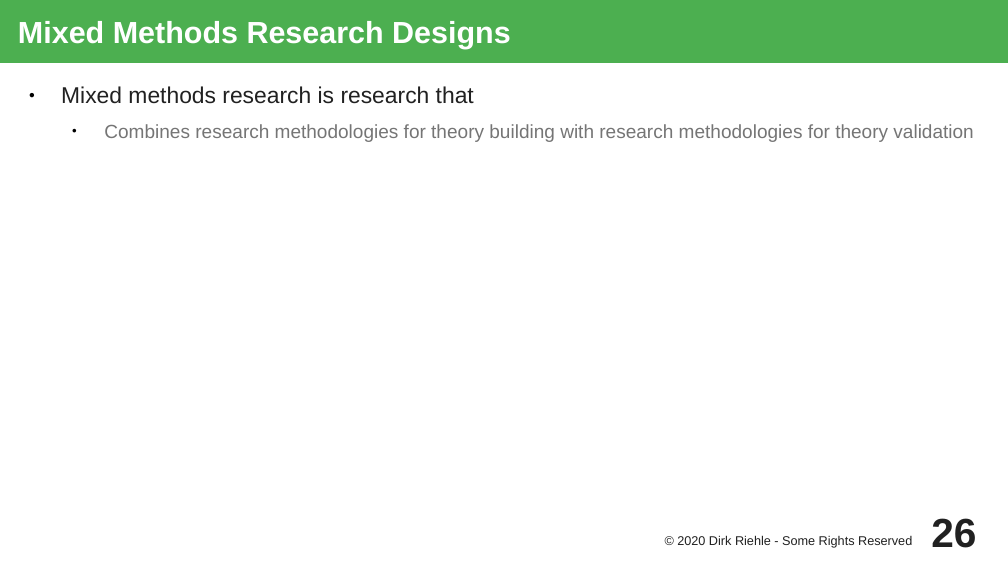
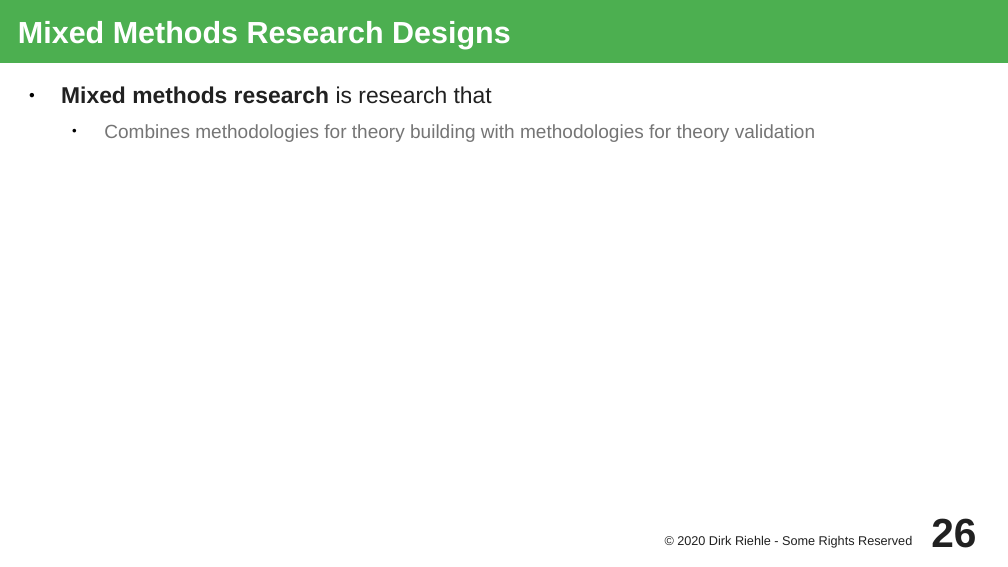
Before and after one commit to dirkriehle/nyt-course, a slide deck: slide 26 of Lecture slides/NYT D01 - Theory Building.odp. Drawn at 1008x567 pixels with LibreOffice and Linux fonts; fonts in the diff are those of the drawing. Boxes give left, top, right and bottom in pixels: in the first picture for what was removed or moved away, otherwise in the second. Text is boxed around its words. In the diff, an @@ line names an element or a change of style, - is before the commit and + after.

```diff
--- a/Lecture slides/NYT D01 - Theory Building.odp
+++ b/Lecture slides/NYT D01 - Theory Building.odp
@@ text at [61,86,492,104]: bold on in "Mixed methods research" @@
@@ text at [104,124,815,142]: text changed @@
-  ● Combines research methodologies for theory building with research methodologies for theory validation
+  ● Combines methodologies for theory building with methodologies for theory validation
```
Also in this commit, not shown: 8 other slides changed, 1 other file.
